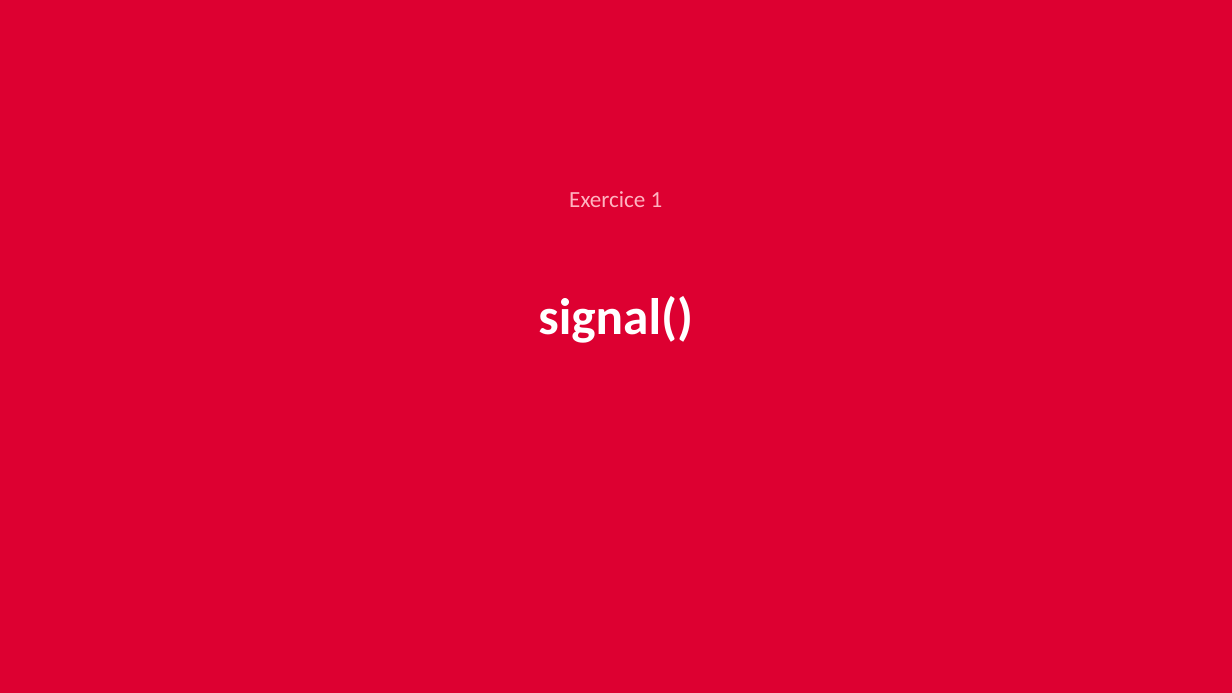
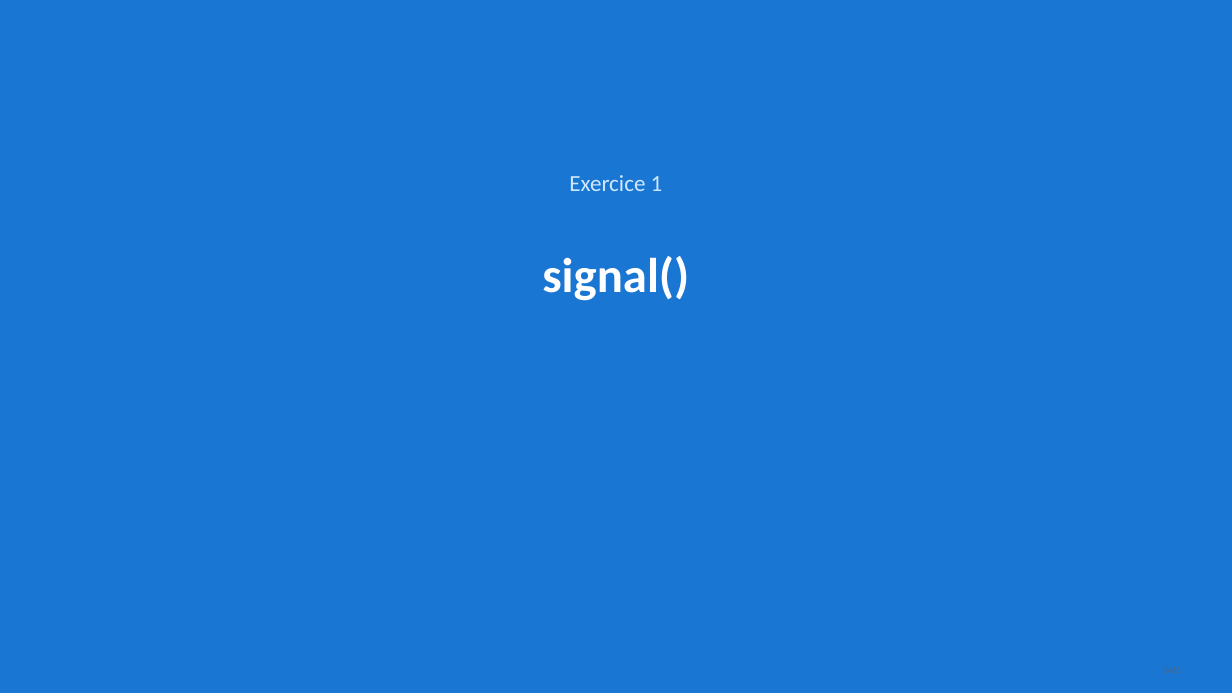
Before and after one commit to AchrafSlaoui/dojo-angular, a slide deck: slide 8 of docs/dojo-signals.pptx. Drawn at 1232x693 pixels with LibreOffice and Linux fonts; fonts in the diff are those of the drawing. Boxes give left, top, right and bottom in pixels: in the first picture for what was removed or moved away, otherwise in the second. Text is boxed around its words. In the diff, an @@ line names an element or a change of style, - is before the commit and + after.

Commit message:
aligne le support dojo signals

```diff
--- a/docs/dojo-signals.pptx
+++ b/docs/dojo-signals.pptx
@@ background #DD0031 to #1976D2 @@
@@ text "Exercice 1": place and size @@
-text "Exercice 1" at (569,191,663,207)
+text "Exercice 1" at (569,175,663,191)
@@ text "Exercice 1" at (569,175,663,191): text colour #FFB3C0 to #CFE8FF @@
@@ text "signal()": place and size @@
-text "signal()" at (538,296,693,343)
+text "signal()" at (542,256,689,301)
@@ text "signal()" at (542,256,689,301): size 40 to 38 pt @@
```
Also in this commit, not shown: 14 other slides changed, 46 slides added, 14 slides removed, 2 other files.
